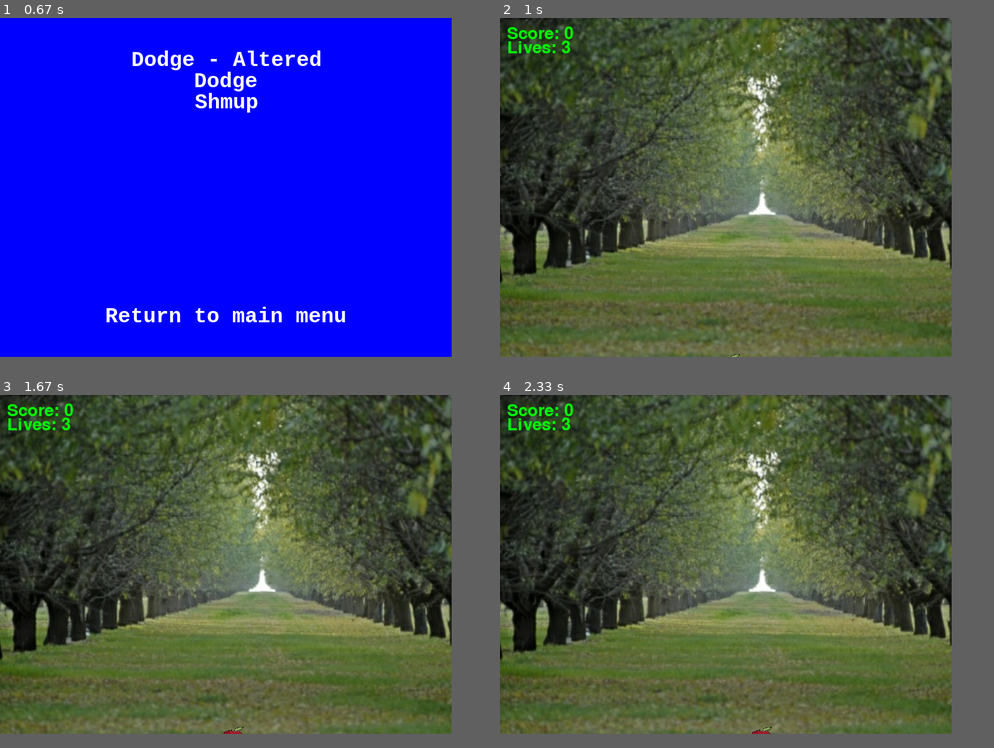
Above: before the commit, frames 1-4 (two rows, left to right).
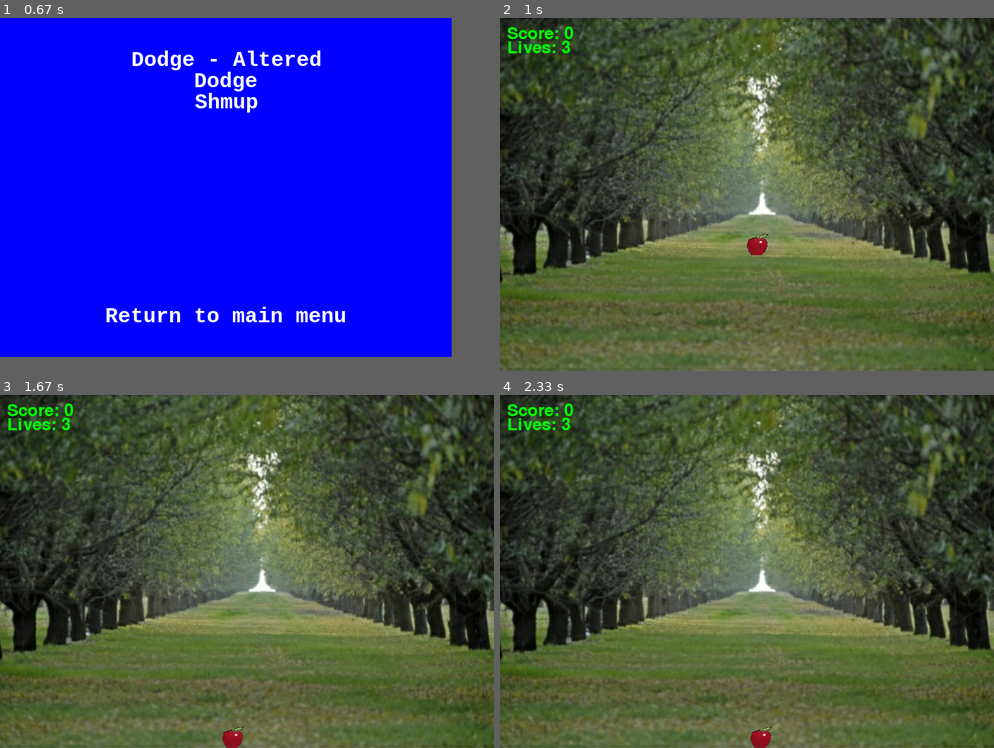
Above: after the commit, the same moments.

Repository: MrVanD/Pygame-Modules
Game: pygame game, started from main.py
Same seed, same stepped clock (60 frames per second), same inputs: the game is played once before the commit and once after it.
Inputs (mouse positions are in pixels of both pictures, inside the frame that each line leads up to):
- Up to frame 1 (0.67 s): click (227, 166) at 0.38 s
- Up to frame 2 (1 s): click (727, 60) at 0.72 s
- Up to frame 3 (1.67 s): tap Esc at 1 s; click (227, 458) at 1.38 s
- Up to frame 4 (2.33 s): hold Right 1.67-2.13 s; move the mouse to (905, 451) at 1.7 s; tap Space at 1.73, 2.03, 2.23 s; hold Right from 2.17 s (still down)
In our replay, in frame 2 the window is 640x480 before the commit and 700x500 after it. These sizes can differ from the game's own. Grey fills any space a smaller window leaves; there, only what the larger window draws over its background counts as a difference.

Frame 1 is identical in both runs. In frame 2, 9.5% of the frame differs, in the area x 0-100%, y 0-100%; in frame 3, 12%; in frame 4, 12%.

Commit message:
- Altered games to resize before and after playing. - Altered lives text in dodge games to change colour based on lives remaining.

Diff:
--- a/Dodge.py
+++ b/Dodge.py
@@ -127,8 +127,14 @@
         screen.blit(background_image, [0,0])    # Refresh the screen
         allFallingObjects.draw(screen)          # Draw the falling apples
         charactersGroup.draw(screen)            # Draw the player character
-        scoreImg = font.render("Score: " + str(score),1, GREEN)     # Render the score
-        livesImg = font.render("Lives: " + str(lives),1, GREEN)     # Render the lives
+        scoreImg = font.render("Score: " + str(score),1, colours["GREEN"])     # Render the score
+        if lives == 3:
+            txt_col = colours["GREEN"]
+        elif lives == 2:
+            txt_col = colours["ORANGE"]
+        elif lives == 1:
+            txt_col = colours["RED"]
+        livesImg = font.render("Lives: " + str(lives),1, txt_col)     # Render the lives
         screen.blit(scoreImg, (10,10))          # Display the score
         screen.blit(livesImg, (10,30))          # Disply the remaining lives
         pygame.display.flip()                   # Go ahead and update the screen with what we've drawn.
--- a/DodgeAltered.py
+++ b/DodgeAltered.py
@@ -55,8 +55,8 @@
         self.image.set_colorkey(BLACK)
 
         self.rect = self.image.get_rect()
-        self.rect.x = 310
-        self.rect.y = 420
+        self.rect.x = WIDTH/2
+        self.rect.y = HEIGHT/2
 
         self.image.blit(pygame.image.load("Apple.png"),(0,0))
 
@@ -71,10 +71,10 @@
     def moveVert(self, jump):
         if self.rect.y < HEIGHT and self.rect.y > 0:
             self.rect.y = self.rect.y + jump
-        if self.rect.y > HEIGHT:
-            self.rect.y = HEIGHT-15
+        if self.rect.y > HEIGHT-30:
+            self.rect.y = HEIGHT-30
         if self.rect.y <=0:
-            self.rect.y = 15
+            self.rect.y = 5
 
 # -------- Main Program Loop -----------
 def main(screen, colours):
@@ -149,8 +149,14 @@
         screen.blit(background_image, [0,0])
         allFallingObjects.draw(screen)
         charactersGroup.draw(screen)
-        scoreImg = font.render("Score: " + str(score),1, GREEN)     # Render the score
-        livesImg = font.render("Lives: " + str(lives),1, GREEN)
+        scoreImg = font.render("Score: " + str(score),1, colours["GREEN"])     # Render the score
+        if lives == 3:
+            txt_col = colours["GREEN"]
+        elif lives == 2:
+            txt_col = colours["ORANGE"]
+        elif lives == 1:
+            txt_col = colours["RED"]
+        livesImg = font.render("Lives: " + str(lives),1, txt_col)     # Render the lives
         screen.blit(scoreImg, (10,10))                  # Display the score
         screen.blit(livesImg, (10,30))
         pygame.display.flip()                   # Go ahead and update the screen with what we've drawn.
--- a/main.py
+++ b/main.py
@@ -24,6 +24,7 @@
            "RED": (255, 0, 0),
            "GREEN": (0, 255, 0),
            "BLUE": (0, 0, 255),
+           "ORANGE":(255, 165, 0),
            }
 
 # Setup the screen size and the window name
@@ -218,17 +219,19 @@
         buttons.draw(screen)
         pygame.display.flip()
 
-
+# Run the assigned game, pass the screen and colours list through to the chosen games code.
 def play_game(screen, game):
     if game == GameState.DODGE:
+        screen = pygame.display.set_mode((700,500), pygame.RESIZABLE)       # Set screen to Shmup's custom size
         Dodge.main(screen, colours)
     if game == GameState.DODGEALTERED:
+        screen = pygame.display.set_mode((700,500), pygame.RESIZABLE)       # Set screen to Shmup's custom size
         DodgeAltered.main(screen,colours)
     if game == GameState.SHMUP:
-        screen = pygame.display.set_mode((400,600), pygame.RESIZABLE)
+        screen = pygame.display.set_mode((400,600), pygame.RESIZABLE)       # Set screen to Shmup's custom size
         Shmup.main(screen,colours)
 
-    screen = pygame.display.set_mode((WIDTH,HEIGHT), pygame.RESIZABLE)
+    screen = pygame.display.set_mode((WIDTH,HEIGHT), pygame.RESIZABLE)      # Reset screen to menu standard
     pygame.display.flip()
     return GameState.LEVEL_PICKER
 
